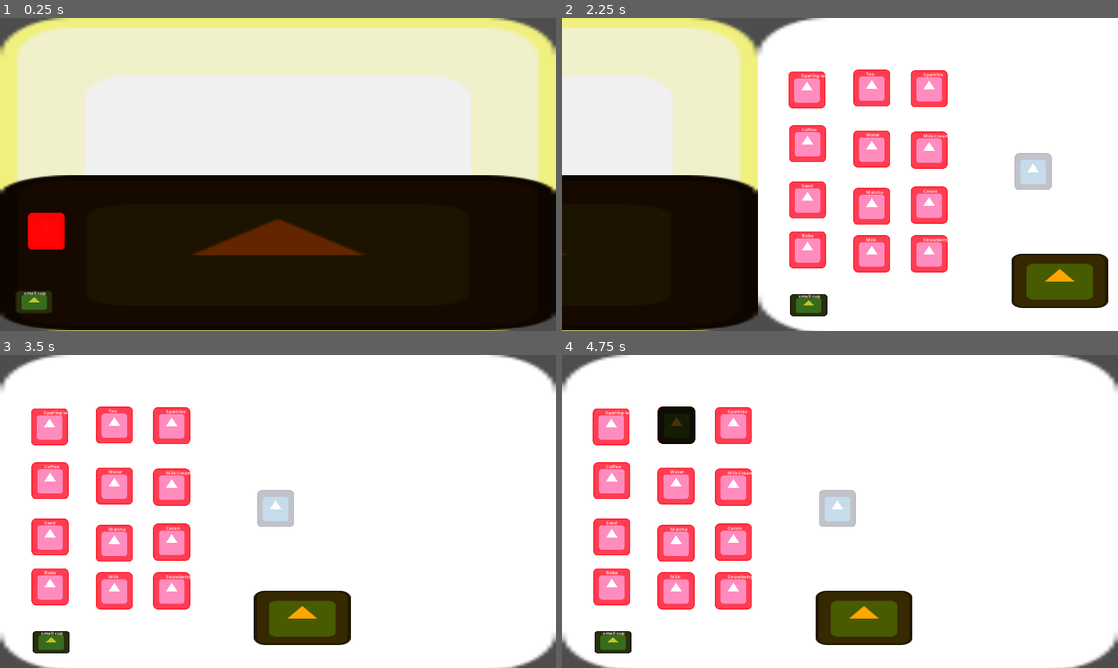
Above: before the commit, frames 1-4 (two rows, left to right).
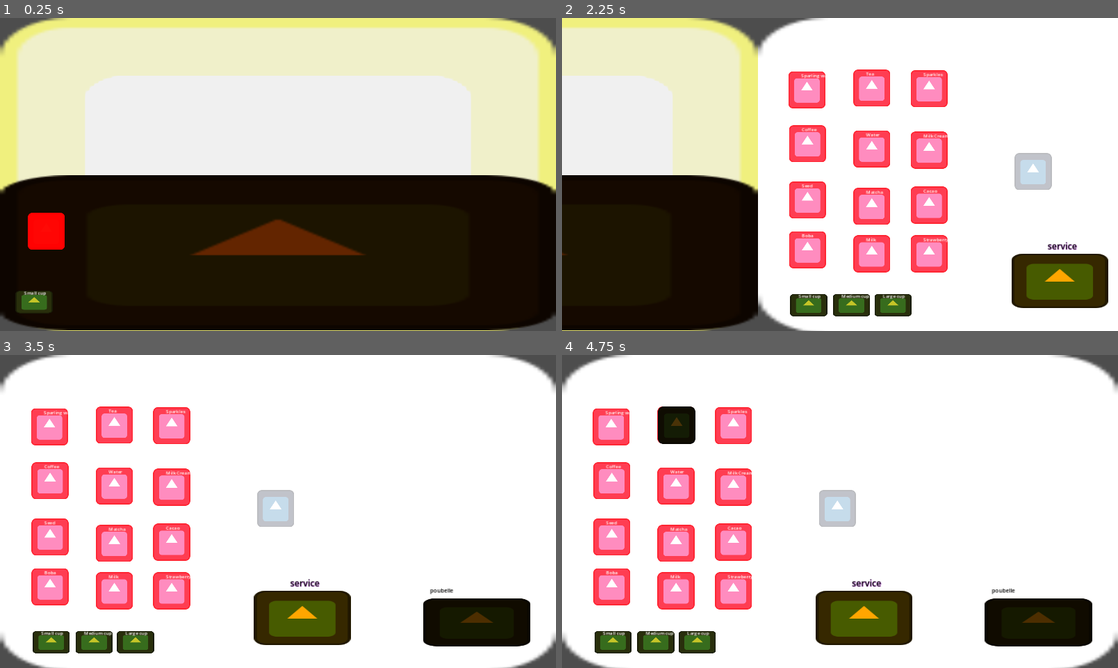
Above: after the commit, the same moments.

Repository: killerlick/creamy-cat-coffy
Game: Godot game, scene res://scenes/level.tscn
Same seed, same stepped clock (60 frames per second), same inputs: the game is played once before the commit and once after it. The project has no main scene, so this scene is started directly. The engine's default icon, where the game draws it, is replaced by a stand-in: a white triangle on a blue panel in a dark square.
Inputs (mouse positions are in pixels of both pictures, inside the frame that each line leads up to):
- Up to frame 1 (0.25 s): no input
- Up to frame 2 (2.25 s): tap Enter at 0.5 s; drag from (595, 302) to (895, 105) at 0.52 s; drag from (728, 190) to (606, 230) at 1.27 s; tap Space at 2 s; move the mouse to (895, 105) at 2.02 s; hold D (Right) from 2.03 s (still down); hold G (spawn_cat) from 2.03 s (still down)
- Up to frame 3 (3.5 s): release D (Right) at 2.75 s; release G (spawn_cat) at 2.75 s; drag from (66, 642) to (66, 480) at 2.77 s
- Up to frame 4 (4.75 s): drag from (612, 586) to (678, 423) at 3.52 s; drag from (612, 536) to (678, 423) at 4.27 s

The runs differ from the first frame. In frame 1, less than 0.1% of the frame differs, in the area x 4-9%, y 87-89%; in frame 2, 1.0%; in frame 3, 4.0%; in frame 4, 4.0%, in the area x 7-96%, y 71-96%.

Commit message:
fix de bug (chat)

Diff:
--- a/project.godot
+++ b/project.godot
@@ -24,6 +24,10 @@
 window/size/viewport_height=1080
 window/stretch/mode="canvas_items"
 
+[global_group]
+
+poubelle=""
+
 [input]
 
 Right={
--- a/scenes/Cuisine.tscn
+++ b/scenes/Cuisine.tscn
@@ -1,10 +1,12 @@
-[gd_scene load_steps=18 format=3 uid="uid://qrpje8cifsi8"]
+[gd_scene load_steps=21 format=3 uid="uid://qrpje8cifsi8"]
 
 [ext_resource type="Script" path="res://scripts/cuisine.gd" id="1_i2id2"]
 [ext_resource type="Texture2D" uid="uid://dhjuoxaevqqr1" path="res://icon.svg" id="1_pogff"]
 [ext_resource type="PackedScene" uid="uid://ccslqjb70ioxl" path="res://scenes/drink_spawner.tscn" id="2_aqct5"]
 [ext_resource type="PackedScene" uid="uid://drasliuae4je" path="res://scenes/element_spawner.tscn" id="3_52lpj"]
+[ext_resource type="Resource" uid="uid://b0nv2musutd7u" path="res://assets/ressources/glass/medium.tres" id="3_xq3wu"]
 [ext_resource type="Resource" uid="uid://5dpib0nxx7nk" path="res://assets/ressources/addon/seed.tres" id="4_4wcvm"]
+[ext_resource type="Resource" uid="uid://b64tu0t5f4ah4" path="res://assets/ressources/glass/large.tres" id="4_lyqfh"]
 [ext_resource type="Resource" uid="uid://dlp51gvom4262" path="res://assets/ressources/liquid/coffee.tres" id="5_h5pw5"]
 [ext_resource type="Resource" uid="uid://b7ogrnywa7egl" path="res://assets/ressources/liquid/sparkling_water.tres" id="6_fxc8e"]
 [ext_resource type="Resource" uid="uid://cjxdxu5x01j6h" path="res://assets/ressources/liquid/tea.tres" id="7_18ul3"]
@@ -22,11 +24,22 @@
 [sub_resource type="RectangleShape2D" id="RectangleShape2D_ometn"]
 size = Vector2(359, 202)
 
+[sub_resource type="RectangleShape2D" id="RectangleShape2D_j5n6v"]
+size = Vector2(381, 175)
+
 [node name="Cuisine" type="Node2D"]
 script = ExtResource("1_i2id2")
 
 [node name="DrinkSpawner" parent="." instance=ExtResource("2_aqct5")]
 position = Vector2(176, 966)
+
+[node name="DrinkSpawner2" parent="." instance=ExtResource("2_aqct5")]
+position = Vector2(324, 966)
+drink_resource = ExtResource("3_xq3wu")
+
+[node name="DrinkSpawner3" parent="." instance=ExtResource("2_aqct5")]
+position = Vector2(467, 966)
+drink_resource = ExtResource("4_lyqfh")
 
 [node name="Element_spawner" parent="." instance=ExtResource("3_52lpj")]
 position = Vector2(172, 800)
@@ -103,3 +116,38 @@
 position = Vector2(42, 53)
 scale = Vector2(2.60938, 1.46875)
 texture = ExtResource("1_pogff")
+
+[node name="Label" type="Label" parent="plateau de service"]
+offset_top = -88.0
+offset_right = 55.0
+offset_bottom = -65.0
+theme_override_colors/font_color = Color(0, 0, 0, 1)
+theme_override_colors/font_shadow_color = Color(0.876298, 0.466057, 1, 1)
+theme_override_colors/font_outline_color = Color(0, 0, 0, 1)
+theme_override_font_sizes/font_size = 30
+text = "service"
+horizontal_alignment = 1
+vertical_alignment = 1
+
+[node name="Area2D" type="Area2D" parent="." groups=["poubelle"]]
+position = Vector2(1524, 901)
+
+[node name="Sprite2D" type="Sprite2D" parent="Area2D"]
+modulate = Color(0.303491, 0.182071, 0, 1)
+position = Vector2(121.5, 21)
+scale = Vector2(2.89844, 1.29688)
+texture = ExtResource("1_pogff")
+
+[node name="CollisionShape2D" type="CollisionShape2D" parent="Area2D"]
+position = Vector2(122.5, 19.5)
+shape = SubResource("RectangleShape2D_j5n6v")
+
+[node name="Label" type="Label" parent="Area2D"]
+modulate = Color(0.454902, 0.486275, 0, 1)
+offset_left = -40.0
+offset_top = -103.0
+offset_right = 28.0
+offset_bottom = -80.0
+theme_override_colors/font_color = Color(0, 0, 0, 1)
+theme_override_font_sizes/font_size = 19
+text = "poubelle"
--- a/scenes/Drink.tscn
+++ b/scenes/Drink.tscn
@@ -35,6 +35,7 @@
 offset_top = -151.0
 offset_right = -24.0
 offset_bottom = -128.0
+theme_override_colors/font_color = Color(0, 0, 0, 1)
 
 [connection signal="mouse_entered" from="Area2D" to="." method="_on_area_2d_mouse_entered"]
 [connection signal="mouse_exited" from="Area2D" to="." method="_on_area_2d_mouse_exited"]
--- a/scripts/drink_spawner.gd
+++ b/scripts/drink_spawner.gd
@@ -5,7 +5,11 @@
 @export var drink_scene : PackedScene
 @export var drink_resource : Food_elements
 
+@onready var label : Label = $Label
 
+func _ready() -> void:
+	if drink_resource != null:
+		label.text = drink_resource.element_name + " cup"
 
 func _input(event: InputEvent) -> void:
 	if event is InputEventMouseButton:
--- a/scripts/level.gd
+++ b/scripts/level.gd
@@ -17,7 +17,8 @@
 	for node in nodes:
 		slots_state.append({
 			"position" : node.position,
-			"available" : true
+			"available" : true ,
+			"cat" : null
 		})
 
 
@@ -46,9 +47,20 @@
 
 func spawn_cat()-> void:
 	var cat = cat_structure.instantiate()
-	for i in slots_state:
-		if i.available == true:
-			cat.position = i.position
-			i.available = false
+	for i in range(slots_state.size()):
+		if slots_state[i].available == true:
+			cat.position = slots_state[i].position
+			slots_state[i].available = false
+			slots_state[i].cat = cat
+			cat.tree_exited.connect(func():
+				cat_removed(cat)
+			)
 			add_child(cat)
 			break
+
+func cat_removed(cat) -> void:
+	for slot in slots_state:
+		if slot.cat == cat:
+			slot.cat = null
+			slot.available = true
+			break
